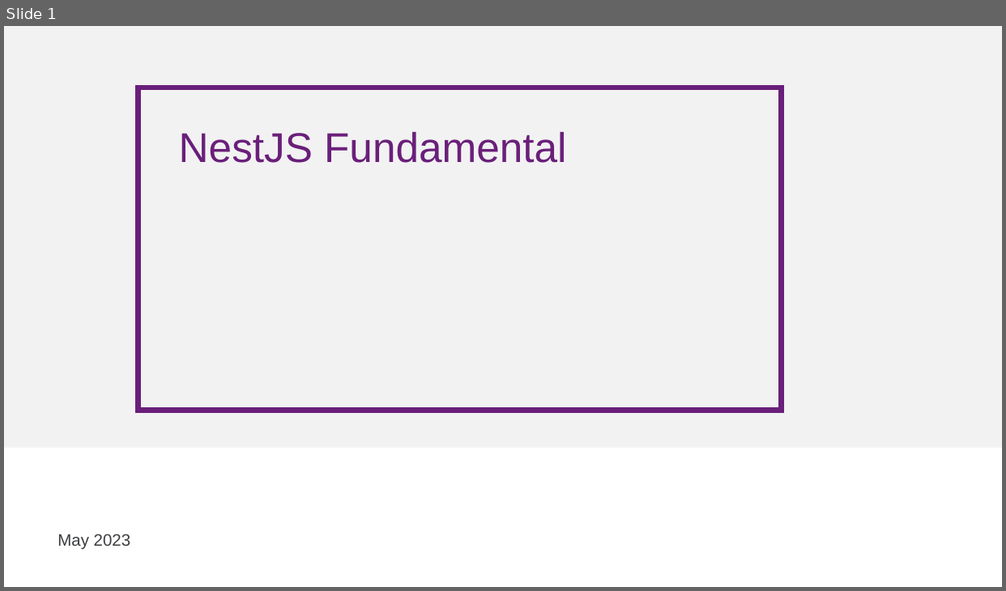
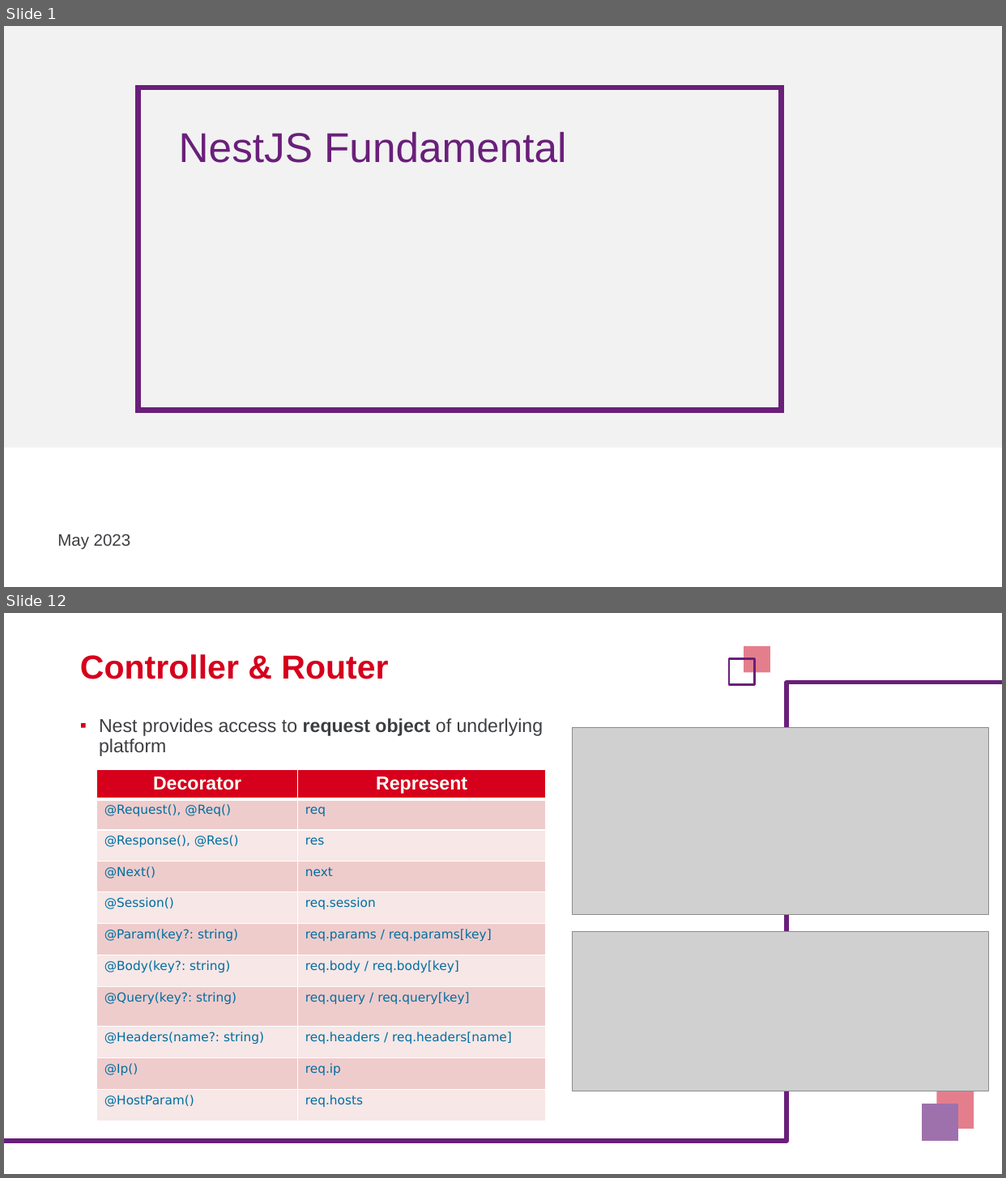
Before and after one commit to nashtech-garage/nodejs-nestjs-training, a slide deck: slide/NT_NestJS_Training.pptx. Shown one above the other, each under a label of ours: slide 1 before the commit, slides 1 and 12 after it; the slides between them are not shown. The pictures are 1006x591 and 1006x1178 pixels, drawn with LibreOffice and Linux fonts; fonts in the diff are those of the drawing; grey boxes stand for pictures; background and template pictures are left out. Boxes give left, top, right and bottom in pixels: in the first picture for what was removed or moved away, otherwise in the second. Text is boxed around its words. In the diff, an @@ line names an element or a change of style, - is before the commit and + after.

```diff
--- a/slide/NT_NestJS_Training.pptx
+++ b/slide/NT_NestJS_Training.pptx
@@ slide 12 added at box(4, 613, 1002, 1174), background #FFFFFF @@
@@ title added at box(80, 654, 388, 679), 32 pt, text #D6001C, bold @@
+Controller & Router
@@ rectangle added at box(730, 658, 755, 685), outline #6A1F7A 2.25 pt @@
@@ rectangle added at box(744, 646, 769, 672), fill #E47E8D @@
@@ elbow line added from (4, 1142) to (1002, 683), #D6001C 4.5 pt @@
@@ text added at box(99, 718, 543, 756), 18 pt, text #3C3E41 @@
+▪ Nest provides access to request object of underlying platform
@@ picture added at box(572, 727, 988, 914) @@
@@ table added at box(97, 769, 545, 1122), 11 rows, 2 columns @@
+Decorator | Represent
+@Request(), @Req() | req
+@Response(), @Res() | res
+@Next() | next
+@Session() | req.session
+@Param(key?: string) | req.params / req.params[key]
+@Body(key?: string) | req.body / req.body[key]
+@Query(key?: string) | req.query / req.query[key]
+@Headers(name?: string) | req.headers / req.headers[name]
+@Ip() | req.ip
+@HostParam() | req.hosts
@@ picture added at box(572, 932, 988, 1092) @@
@@ rectangle added at box(937, 1093, 974, 1130), fill #E47E8D @@
@@ rectangle added at box(922, 1104, 957, 1142), fill #9E71AC @@
```
Also in this commit, not shown: 5 slides changed, 25 other slides added, 26 slides removed, 7 other files.
